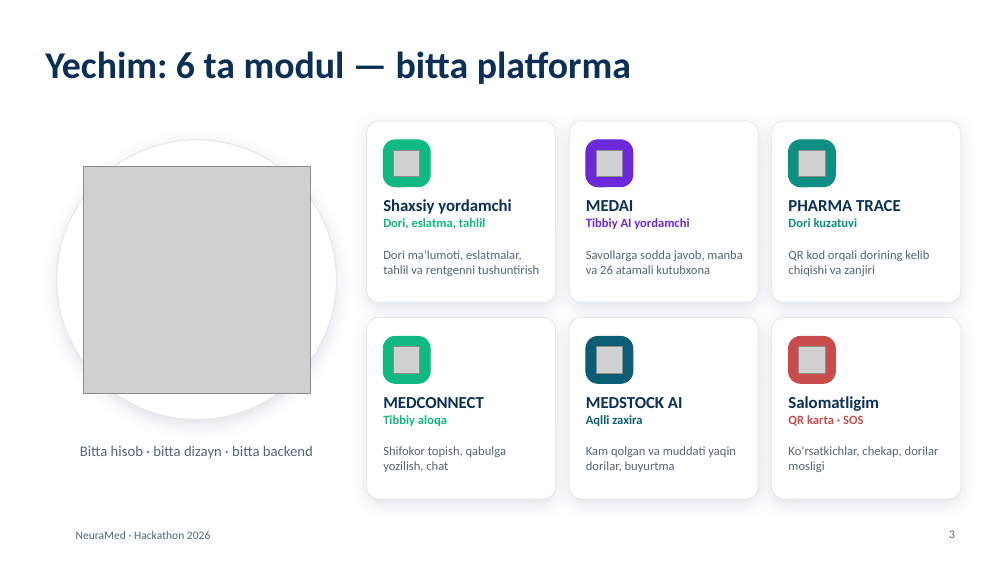
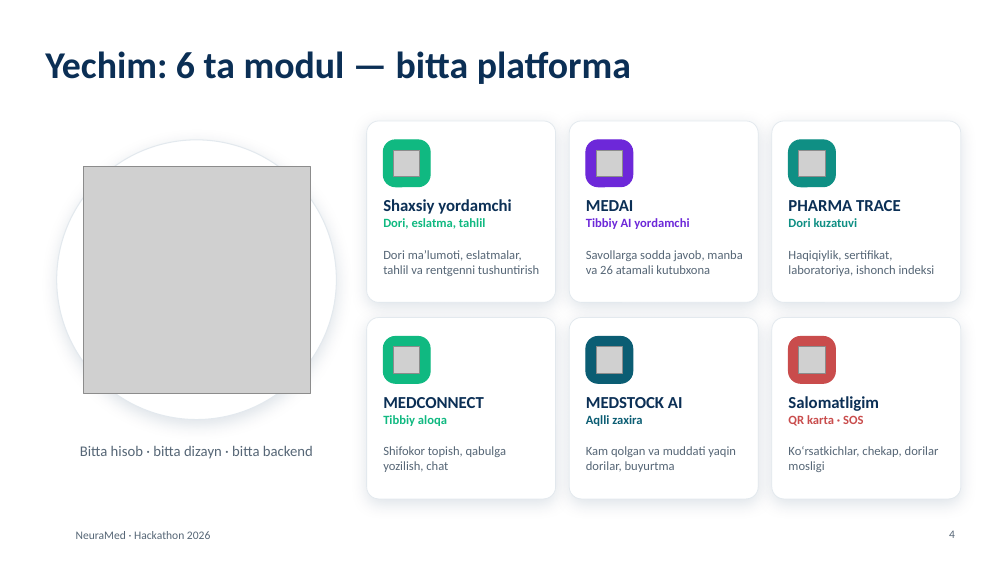
Before and after one commit to umarxon-008/umarxon-008, a slide deck: slide 4 of NeuraMed/taqdimot/NeuraMed-taqdimot.pptx (slide 3 before the commit). Drawn at 1008x567 pixels with LibreOffice and Linux fonts; fonts in the diff are those of the drawing; grey boxes stand for pictures; background and template pictures are left out. Boxes give left, top, right and bottom in pixels: in the first picture for what was removed or moved away, otherwise in the second. Text is boxed around its words. In the diff, an @@ line names an element or a change of style, - is before the commit and + after.

```diff
--- a/NeuraMed/taqdimot/NeuraMed-taqdimot.pptx
+++ b/NeuraMed/taqdimot/NeuraMed-taqdimot.pptx
@@ text at (788,250,935,276): text changed @@
-QR kod orqali dorining kelib chiqishi va zanjiri
+Haqiqiylik, sertifikat, laboratoriya, ishonch indeksi
@@ page number at (949,530,955,538): text changed @@
-3
+4
```
Also in this commit, not shown: 2 other slides changed, 2 slides added, 1 slide removed.
